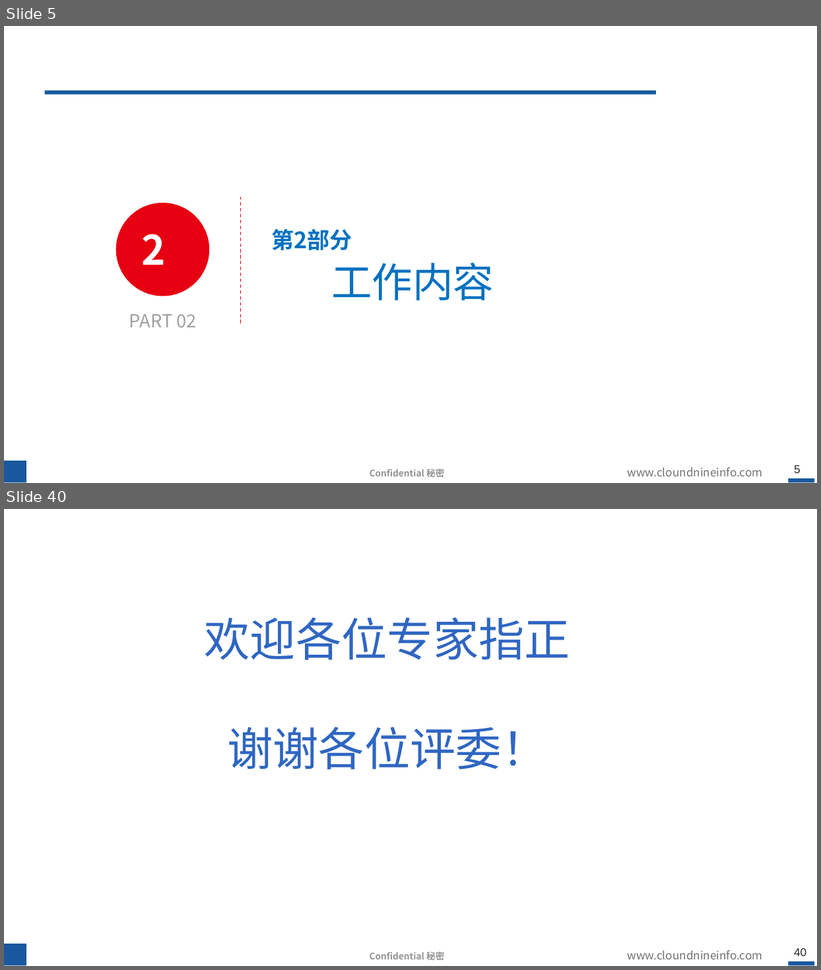
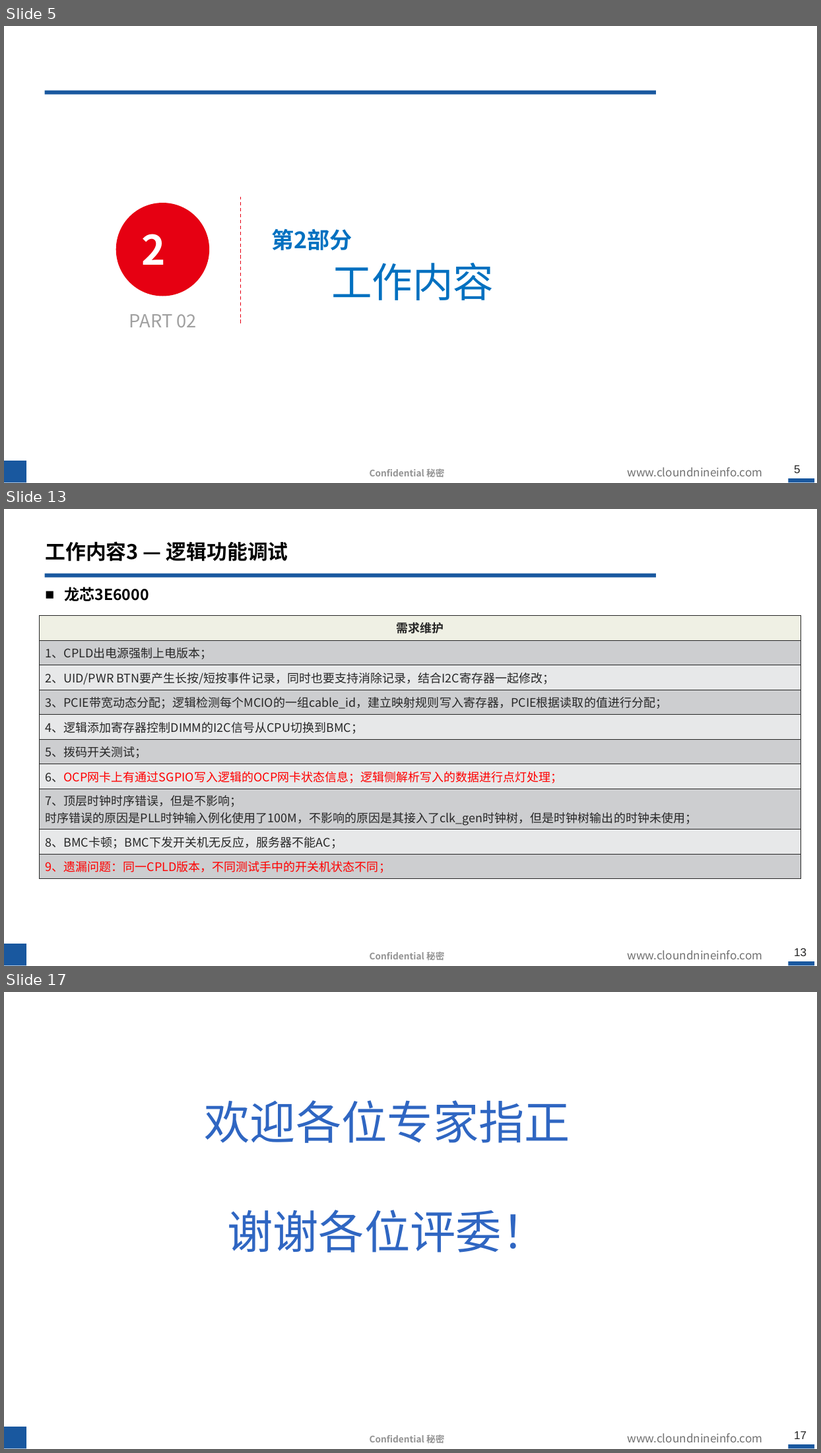
Before and after one commit to hahada-998/Tieta_code, a slide deck: 转正答辩.pptx. Shown one above the other, each under a label of ours: slides 5 and 40 before the commit, slides 5, 13 and 17 after it; the slides between them are not shown. The pictures are 821x970 and 821x1453 pixels, drawn with LibreOffice and Linux fonts; fonts in the diff are those of the drawing; background and template pictures are left out. Boxes give left, top, right and bottom in pixels: in the first picture for what was removed or moved away, otherwise in the second. Text is boxed around its words. In the diff, an @@ line names an element or a change of style, - is before the commit and + after.

```diff
--- a/转正答辩.pptx
+++ b/转正答辩.pptx
@@ slide 13 added at <box>4,509,817,966</box>, background #FFFFFF; not listed: 6 template elements that a slide beside it also shows @@
@@ title added at <box>46,541,288,561</box>, 24 pt, text #000000, bold @@
+工作内容3 — 逻辑功能调试
@@ text added at <box>64,587,149,601</box>, 18 pt, text #000000, bold @@
+■ 龙芯3E6000
@@ table added at <box>40,616,801,876</box>, 10 rows, 1 columns @@
+需求维护
+1、CPLD出电源强制上电版本；
+2、UID/PWR BTN要产生长按/短按事件记录，同时也要支持消除记录，结合I2C寄存器一起修改；
+3、PCIE带宽动态分配；逻辑检测每个MCIO的一组cable_id，建立映射规则写入寄存器，PCIE根据读取的值进行分配；
+4、逻辑添加寄存器控制DIMM的I2C信号从CPU切换到BMC；
+5、拨码开关测试；
+6、OCP网卡上有通过SGPIO写入逻辑的OCP网卡状态信息；逻辑侧解析写入的数据进行点灯处理；
+7、顶层时钟时序错误，但是不影响； / 时序错误的原因是PLL时钟输入例化使用了100M，不影响的原因是其接入了clk_gen时钟树，但是时钟树输出的时钟未使用；
+8、BMC卡顿；BMC下发开关机无反应，服务器不能AC；
+9、遗漏问题：同一CPLD版本，不同测试手中的开关机状态不同；
@@ what was slide 40 is now slide 17 @@
@@ page number at <box>794,1432,807,1439</box>: text changed @@
-40
+17
```
Also in this commit, not shown: 8 slides changed, 2 other slides added, 26 slides removed, 2 other files.
